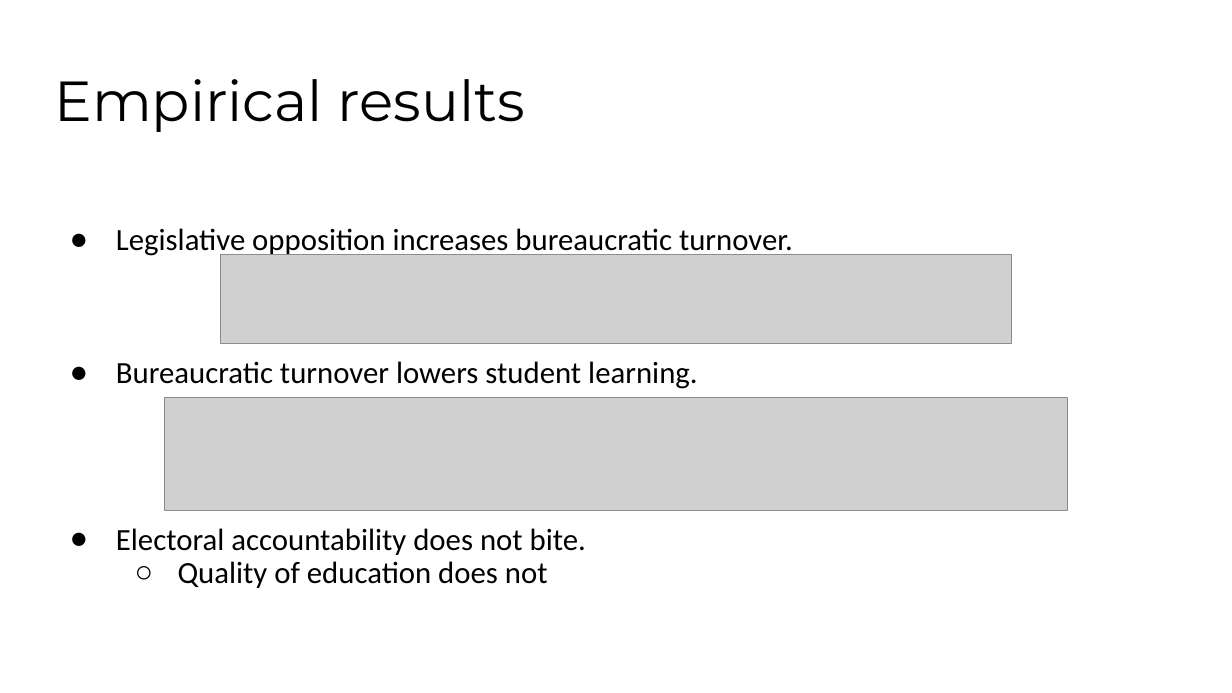
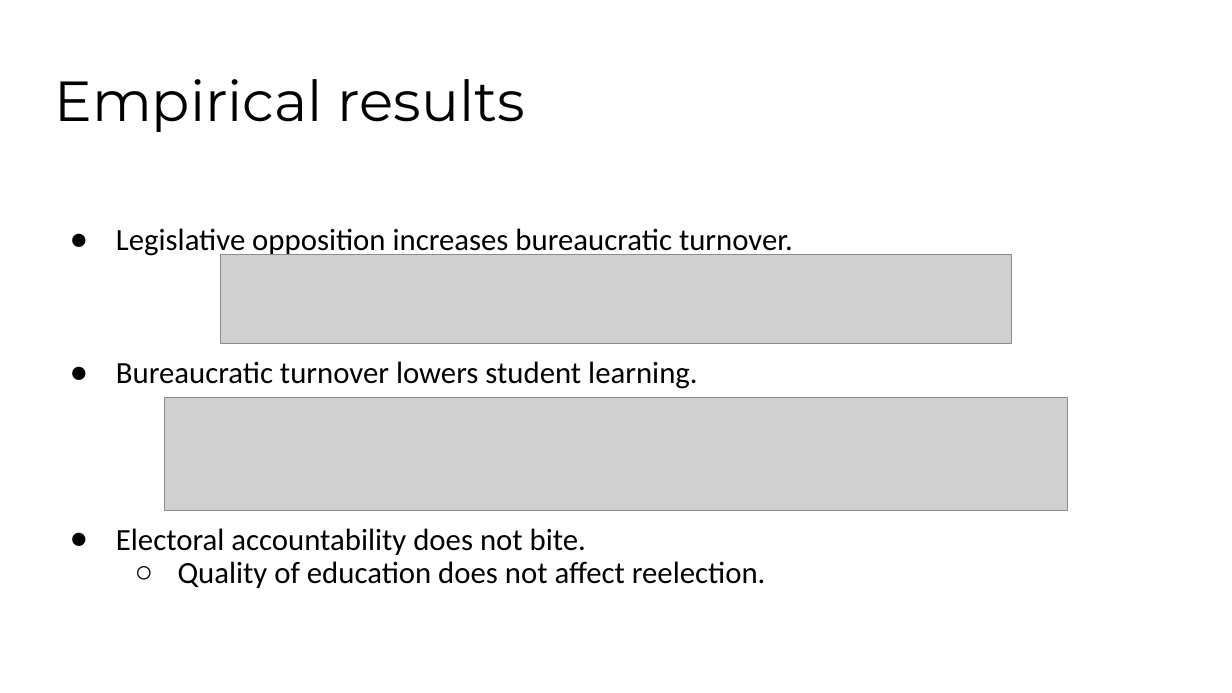
Before and after one commit to galileukim/patronage-education, a slide deck: slide 12 of presentation/2020_presentation_patronage_brazil_lab.pptx. Drawn at 1232x693 pixels with LibreOffice and Linux fonts; fonts in the diff are those of the drawing; grey boxes stand for pictures. Boxes give left, top, right and bottom in pixels: in the first picture for what was removed or moved away, otherwise in the second. Text is boxed around its words. In the diff, an @@ line names an element or a change of style, - is before the commit and + after.

```diff
--- a/presentation/2020_presentation_patronage_brazil_lab.pptx
+++ b/presentation/2020_presentation_patronage_brazil_lab.pptx
@@ text at <box>178,561,766,588</box>: text changed @@
-  ○ Quality of education does not
+  ○ Quality of education does not affect reelection.
```
Also in this commit, not shown: 7 other slides changed, 4 slides added, 2 slides removed, 2 other files.
